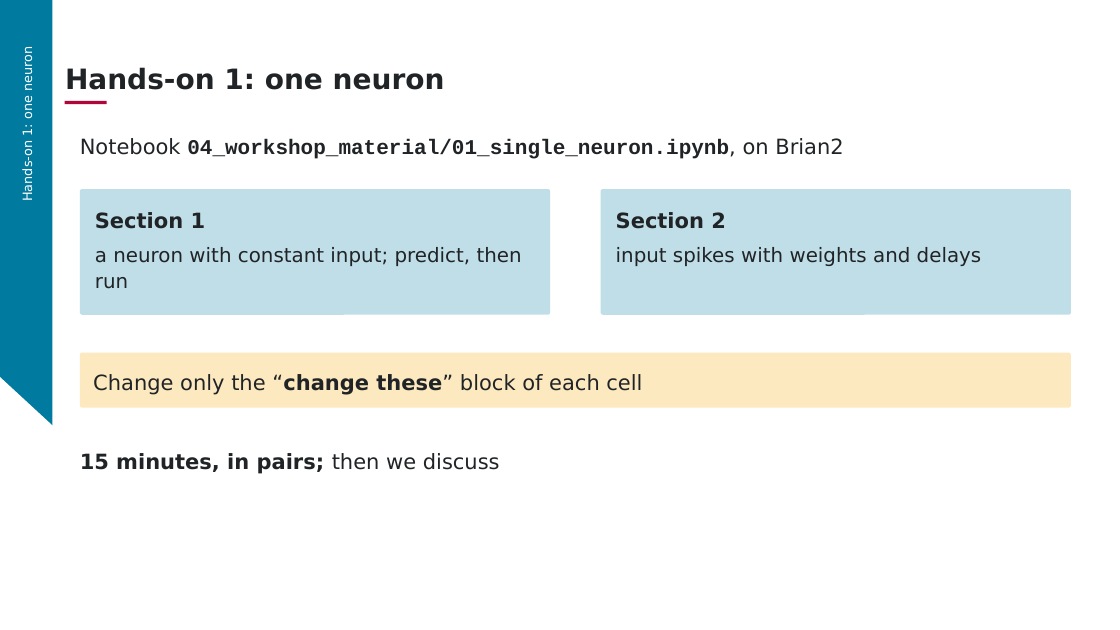
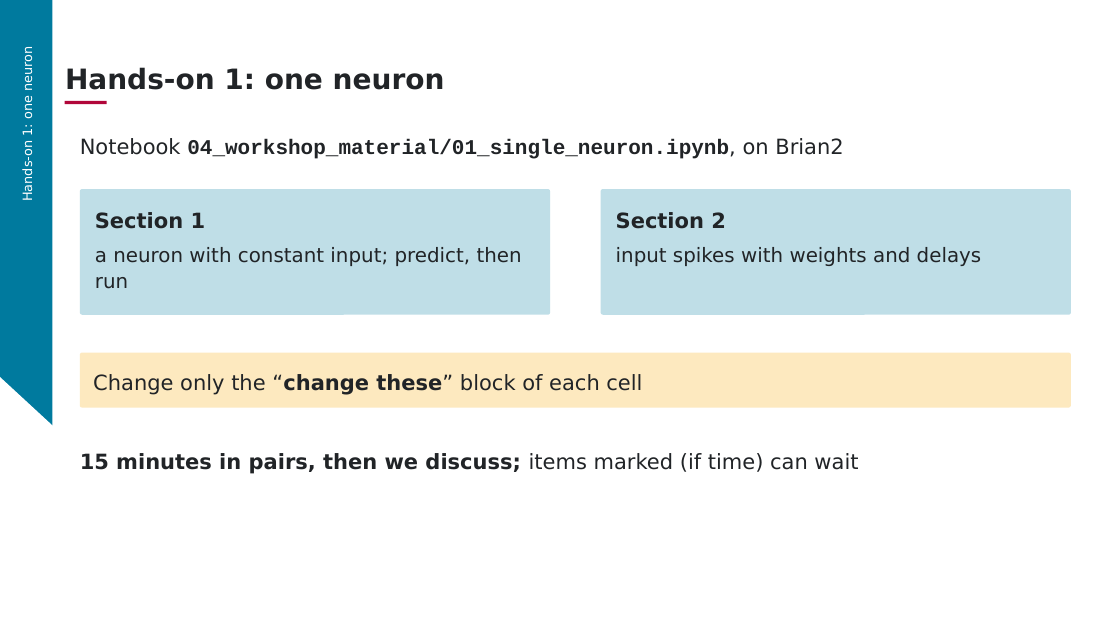
Before and after one commit to aihpi/workshop-spinnaker2, a slide deck: slide 19 of 02_workshop_design/slides/part1.pptx (slide 20 before the commit). Drawn at 1120x630 pixels with LibreOffice and Linux fonts; fonts in the diff are those of the drawing; background and template pictures are left out. Boxes give left, top, right and bottom in pixels: in the first picture for what was removed or moved away, otherwise in the second. Text is boxed around its words. In the diff, an @@ line names an element or a change of style, - is before the commit and + after.

```diff
--- a/02_workshop_design/slides/part1.pptx
+++ b/02_workshop_design/slides/part1.pptx
@@ text at box(80, 453, 858, 474): text changed @@
-15 minutes, in pairs; then we discuss
+15 minutes in pairs, then we discuss; items marked (if time) can wait
```
Also in this commit, not shown: 15 other slides changed, 10 other files.
